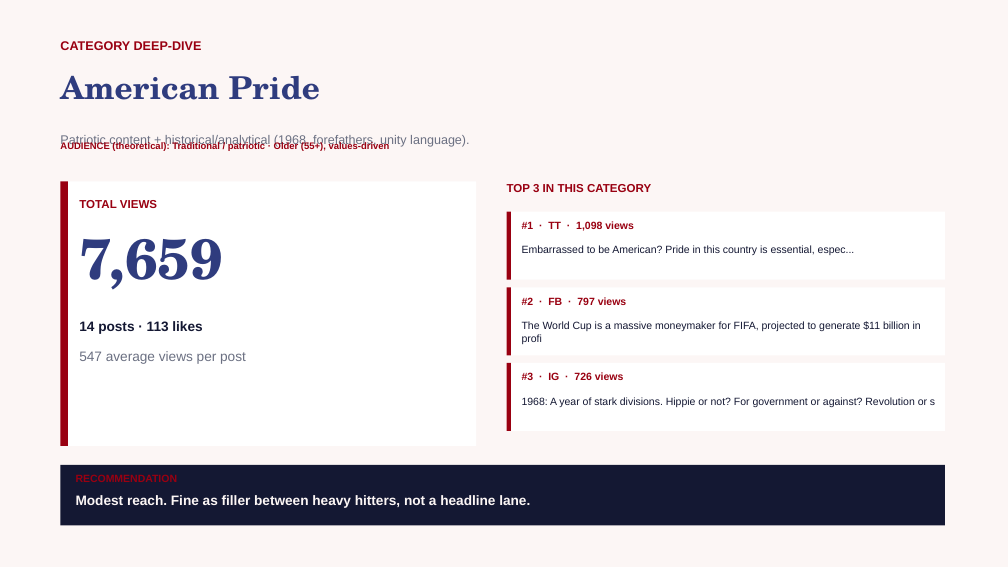
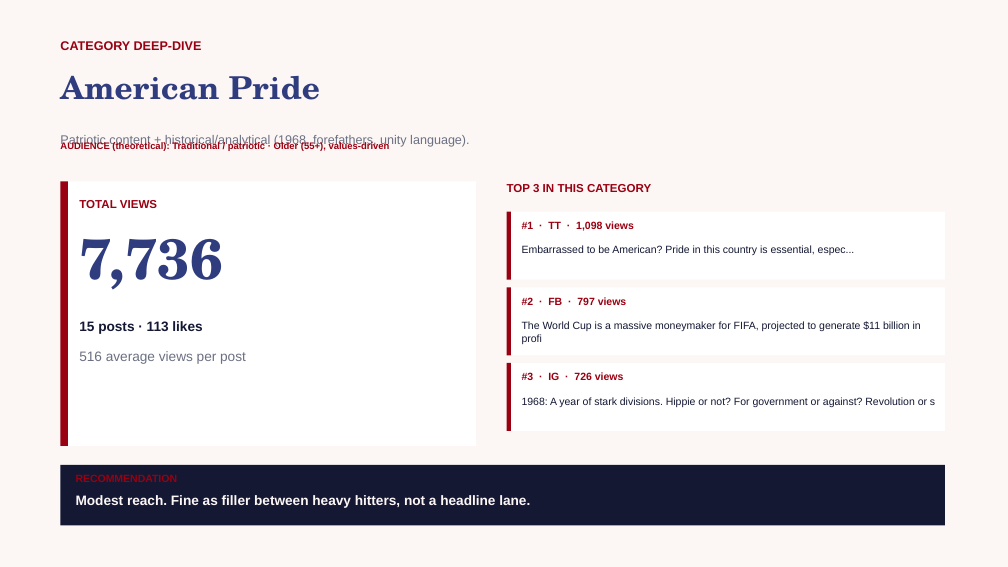
Before and after one commit to zvmmer/talking-downey-kpis, a slide deck: slide 15 of SPONSOR_CONTENT_REPORT.pptx. Drawn at 1008x567 pixels with LibreOffice and Linux fonts; fonts in the diff are those of the drawing. Boxes give left, top, right and bottom in pixels: in the first picture for what was removed or moved away, otherwise in the second. Text is boxed around its words. In the diff, an @@ line names an element or a change of style, - is before the commit and + after.

```diff
--- a/SPONSOR_CONTENT_REPORT.pptx
+++ b/SPONSOR_CONTENT_REPORT.pptx
@@ text at bbox=[79, 239, 223, 290]: text changed @@
-7,659
+7,736
@@ text at bbox=[79, 321, 202, 334]: text changed @@
-14 posts · 113 likes
+15 posts · 113 likes
@@ text at bbox=[79, 351, 246, 364]: text changed @@
-547 average views per post
+516 average views per post
```
Also in this commit, not shown: 11 other slides changed, 13 other files.
